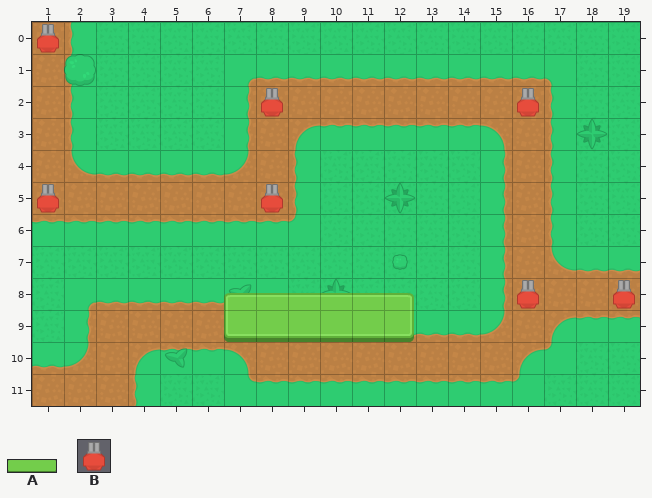
One commit to this Tiled map: assets/maps/home.tmx. The picture above was drawn from the file before the commit.
Cells are 32x32 px. Shown: x 1..19, y 0..11.
Key: from "UI": A 5 "green_button02"; from "towerDefense_tilesheet": B 250.
_ is an empty cell.
Layer "Tile Layer 1" before, first column x 1:
 0 B__________________
 1 ___________________
 2 _______B_______B___
 3 ___________________
 4 ___________________
 5 B______B___________
 6 ___________________
 7 ___________________
 8 _______________B__B
 9 ______A____________
10 ___________________
11 ___________________
And afterwards:
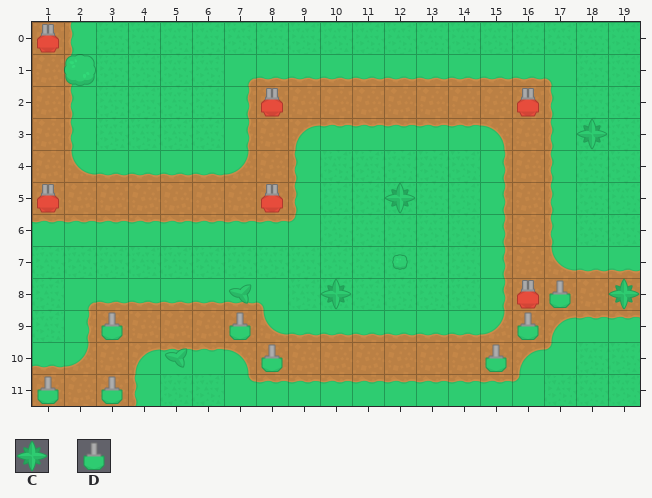
Further tiles: from "towerDefense_tilesheet": C 134, D 249.
Edits made:
Layer "Tile Layer 1":
y 8: x 17 _ -> D; x 19 B -> C
y 9: x 3 _ -> D; x 7 A -> D; x 16 _ -> D
y 10: x 8 _ -> D; x 15 _ -> D
y 11: x 1 _ -> D; x 3 _ -> D
Boxes around the changes in both pictures, in picture pixels (x1, y1, x2, y2):
added: (485, 280, 571, 372)
changed: (608, 278, 640, 310)
changed: (224, 293, 414, 372)
added: (101, 312, 123, 340)
added: (37, 376, 59, 404)
added: (101, 376, 123, 404)
